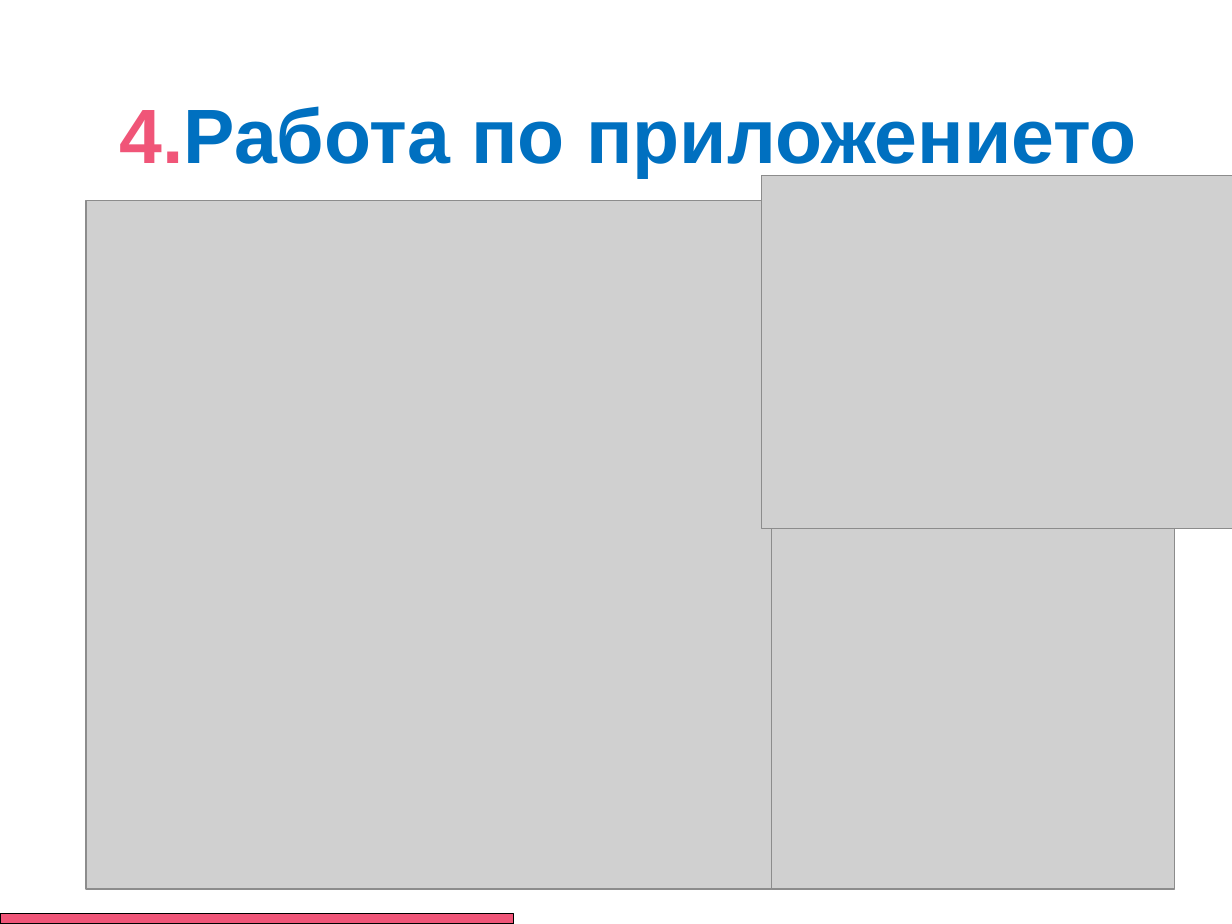
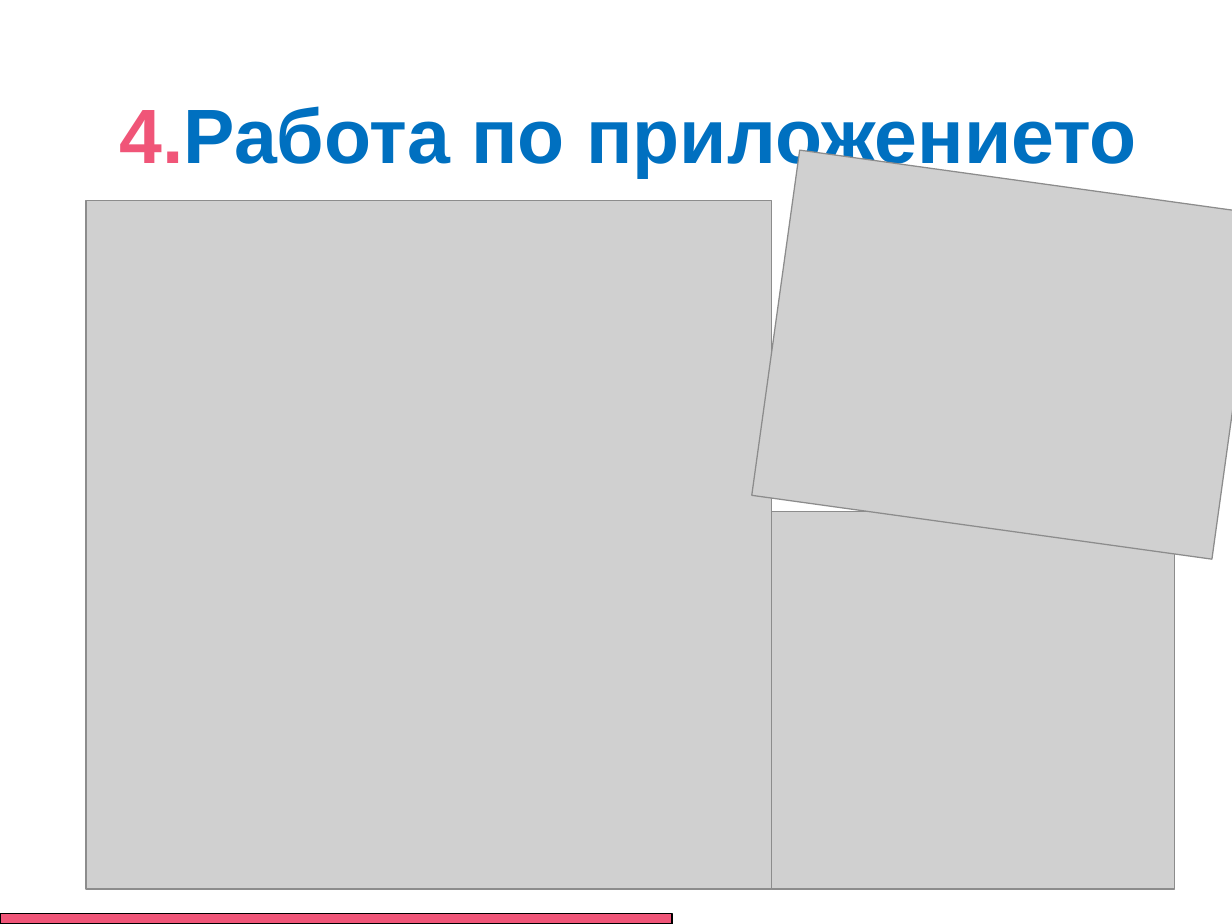
Before and after one commit to malkyatmuk1/IsDoorLocked, a slide deck: slide 6 of Branding and UI/Presentation.pptm (slide 5 before the commit). Drawn at 1232x924 pixels with LibreOffice and Linux fonts; fonts in the diff are those of the drawing; grey boxes stand for pictures. Boxes give left, top, right and bottom in pixels: in the first picture for what was removed or moved away, otherwise in the second. Text is boxed around its words. In the diff, an @@ line names an element or a change of style, - is before the commit and + after.

```diff
--- a/Branding and UI/Presentation.pptm
+++ b/Branding and UI/Presentation.pptm
@@ picture at box(752, 150, 1232, 559): rotation 0 to 7 degrees @@
@@ rectangle: place and size @@
-rectangle at box(0, 914, 514, 924)
+rectangle at box(0, 914, 671, 924)
```
Also in this commit, not shown: 7 other slides changed, 2 slides added, 3 slides removed.
